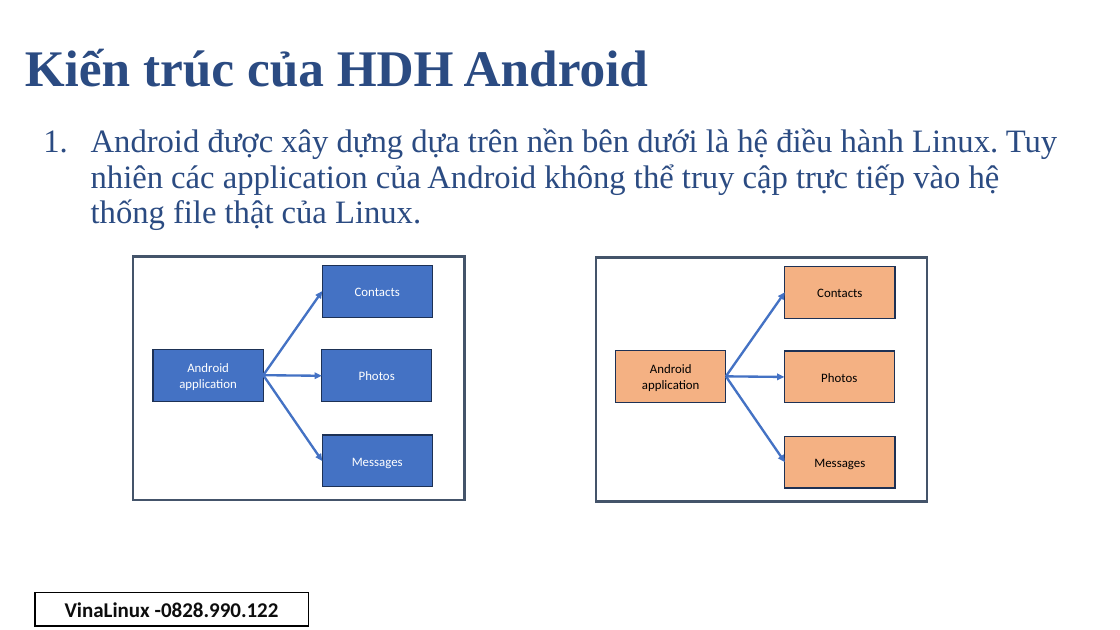
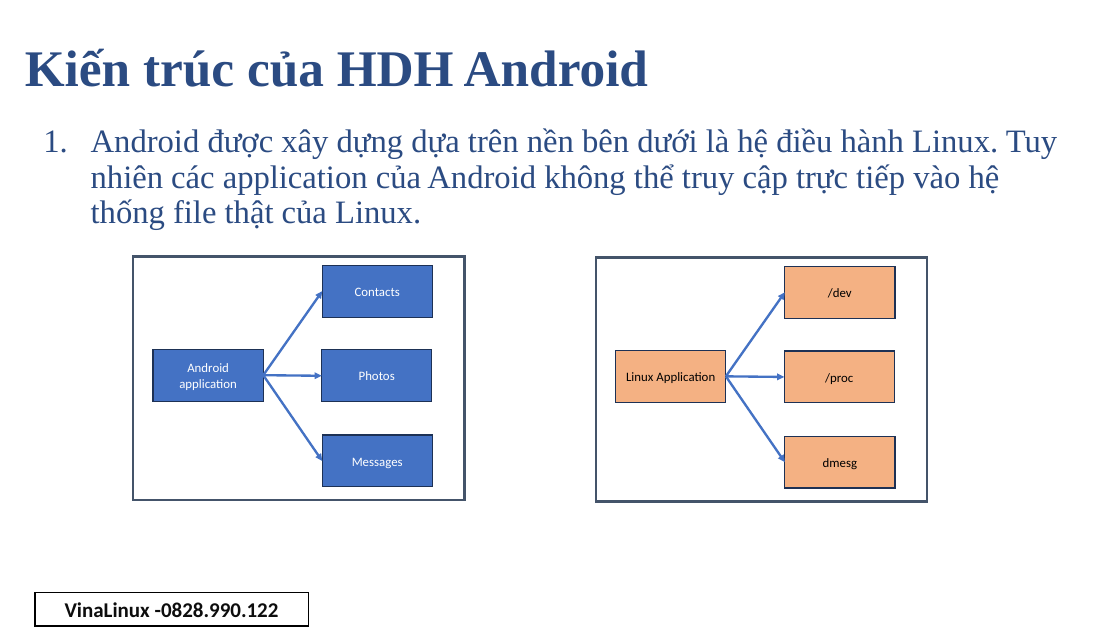
Before and after one commit to phuthodien/android_embedded, a slide deck: slide 4 of unit2_adb/setup_adb.pptx. Drawn at 1120x630 pixels with LibreOffice and Linux fonts; fonts in the diff are those of the drawing; background and template pictures are left out. Boxes give left, top, right and bottom in pixels: in the first picture for what was removed or moved away, otherwise in the second. Text is boxed around its words. In the diff, an @@ line names an element or a change of style, - is before the commit and + after.

Commit message:
Update slide for Unit2
Update slide for Unit2 adb

```diff
--- a/unit2_adb/setup_adb.pptx
+++ b/unit2_adb/setup_adb.pptx
@@ text in rectangle at [828, 288, 852, 298]: text changed @@
-Contacts
+/dev
@@ text in rectangle at [626, 372, 715, 383]: text changed @@
-Android application
+Linux Application
@@ text in rectangle at [825, 373, 853, 384]: text changed @@
-Photos
+/proc
@@ text in rectangle at [823, 458, 857, 469]: text changed @@
-Messages
+dmesg
```
